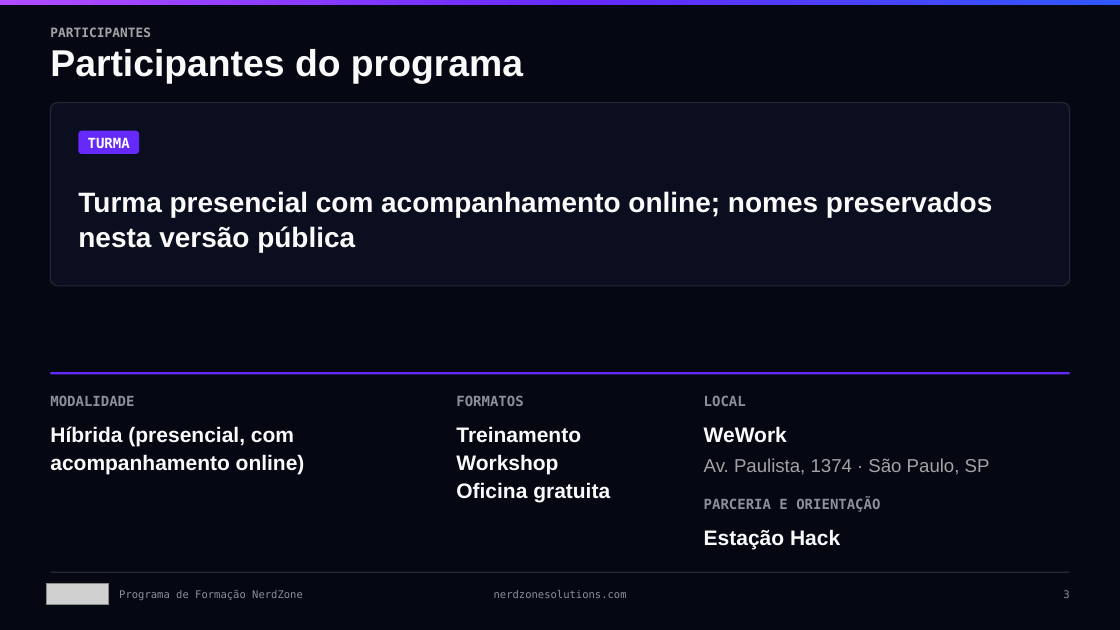
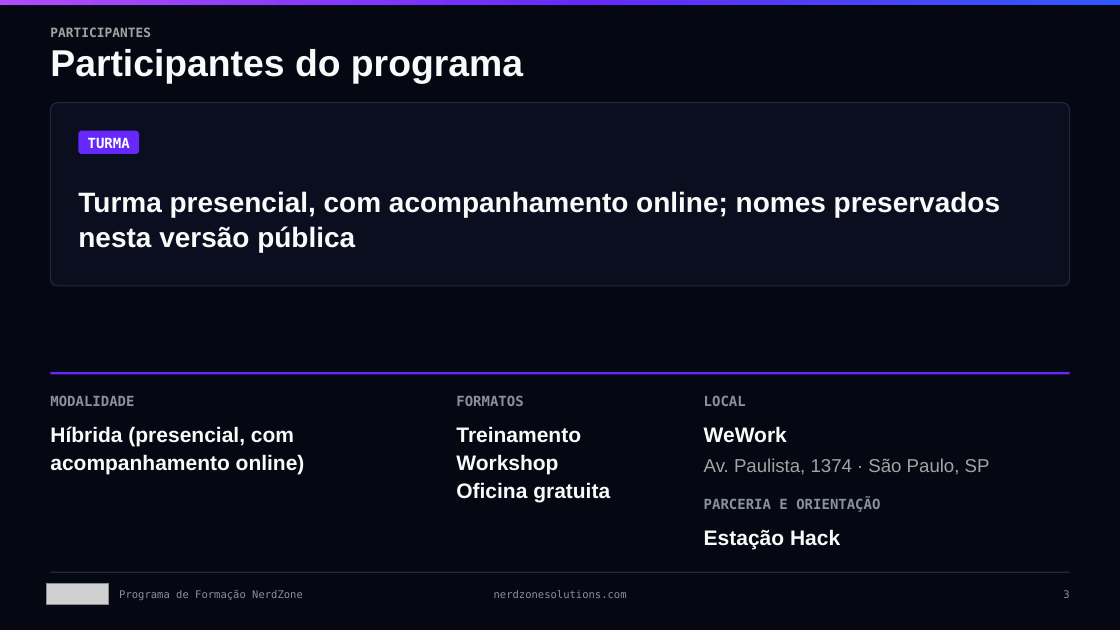
Before and after one commit to eikerafa-nerdzone/nerdzone-site, a slide deck: slide 3 of public/compartilhando-recursos/downloads/2025/NerdZone_Apresentacao_Programa_de_Formacao.pptx. Drawn at 1120x630 pixels with LibreOffice and Linux fonts; fonts in the diff are those of the drawing; grey boxes stand for pictures. Boxes give left, top, right and bottom in pixels: in the first picture for what was removed or moved away, otherwise in the second. Text is boxed around its words. In the diff, an @@ line names an element or a change of style, - is before the commit and + after.

```diff
--- a/public/compartilhando-recursos/downloads/2025/NerdZone_Apresentacao_Programa_de_Formacao.pptx
+++ b/public/compartilhando-recursos/downloads/2025/NerdZone_Apresentacao_Programa_de_Formacao.pptx
@@ text at box(78, 191, 1000, 252): text changed @@
-Turma presencial com acompanhamento online; nomes preservados nesta versão pública
+Turma presencial, com acompanhamento online; nomes preservados nesta versão pública
```
Also in this commit, not shown: 2 other slides changed, 1 other file.
